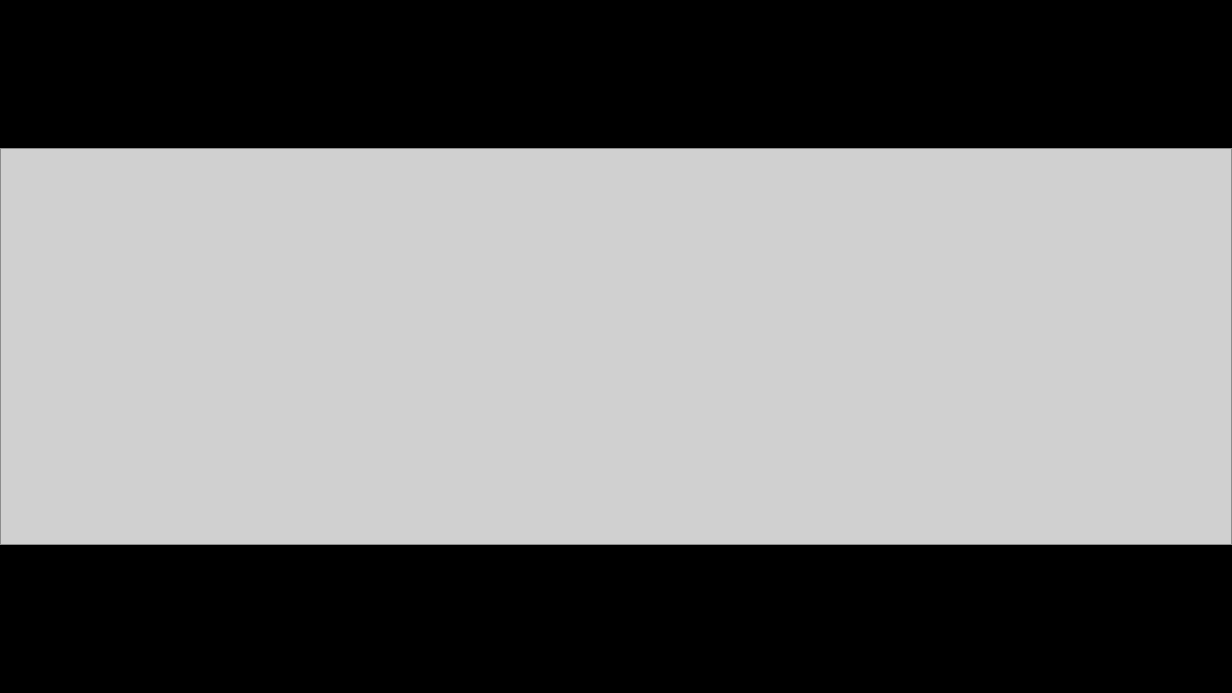
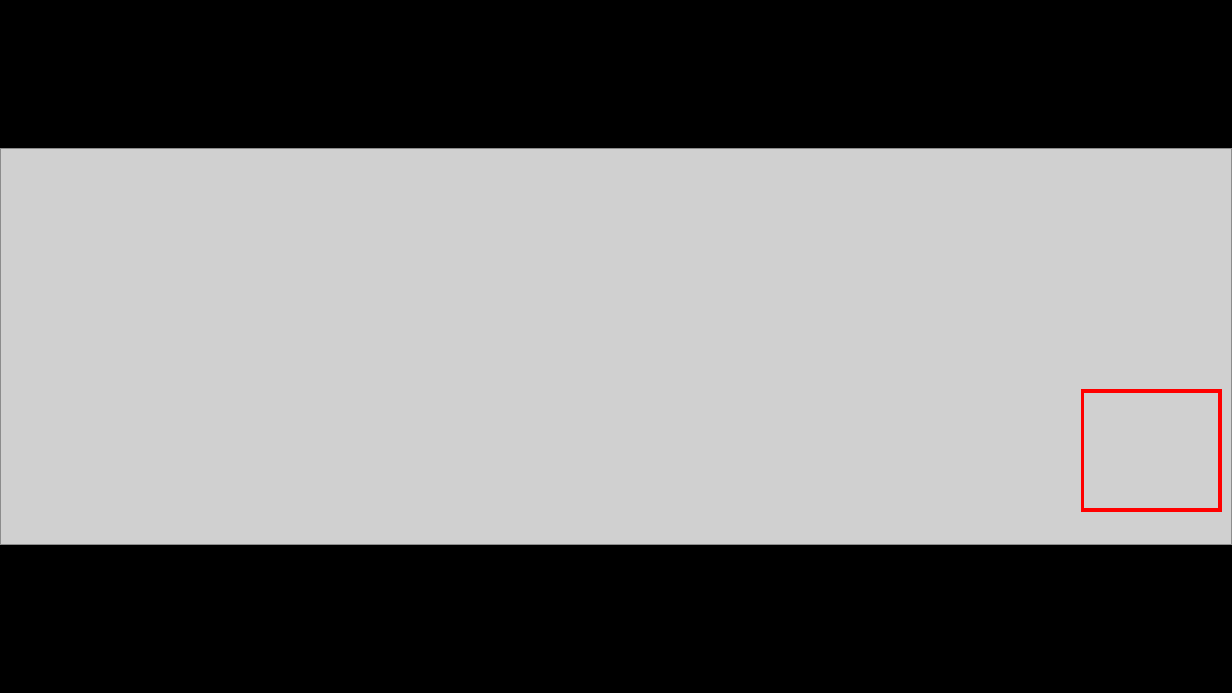
Before and after one commit to asafnaory/nestjs-course, a slide deck: slide 21 of presentations/lecture_jwt.pptx (slide 19 before the commit). Drawn at 1232x693 pixels with LibreOffice and Linux fonts; fonts in the diff are those of the drawing; grey boxes stand for pictures. Boxes give left, top, right and bottom in pixels: in the first picture for what was removed or moved away, otherwise in the second. Text is boxed around its words. In the diff, an @@ line names an element or a change of style, - is before the commit and + after.

```diff
--- a/presentations/lecture_jwt.pptx
+++ b/presentations/lecture_jwt.pptx
@@ frame added at [1081,390,1222,512], fill #FF0000, outline #FF0000 0.25 pt @@
```
Also in this commit, not shown: 6 other slides changed, 3 slides added, 9 other files.
